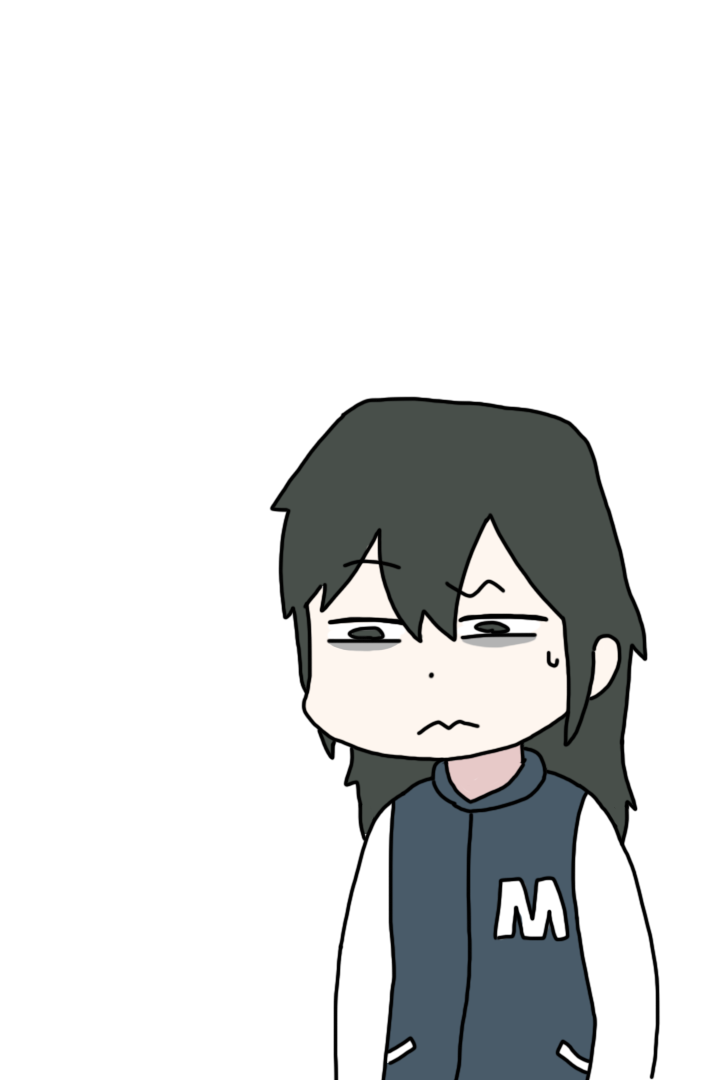
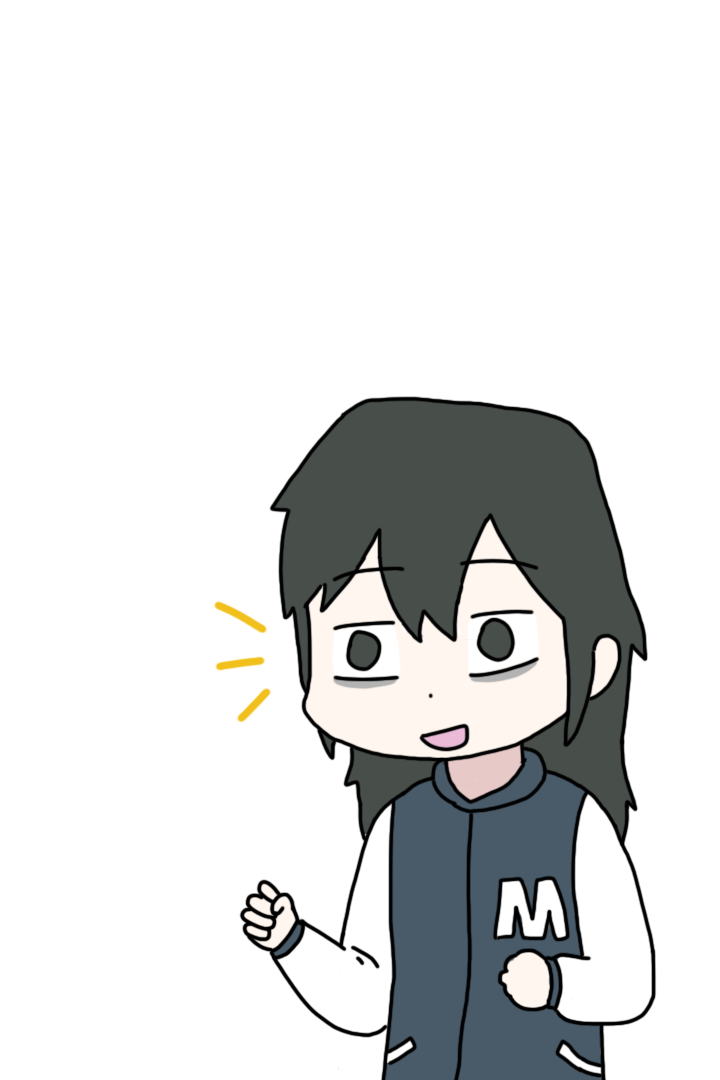
Layers edited between the first and the second 720×1080 image:
added layer "본선2" above "본선" over [239, 544, 657, 1080]
renamed "레이어 2" to "본선", hid it over [269, 544, 661, 1080]
hid "레이어 4" over [326, 613, 549, 653]
added layer "채색2" above "채색" over [213, 544, 658, 1080]
hid "채색" over [274, 544, 658, 1080]
